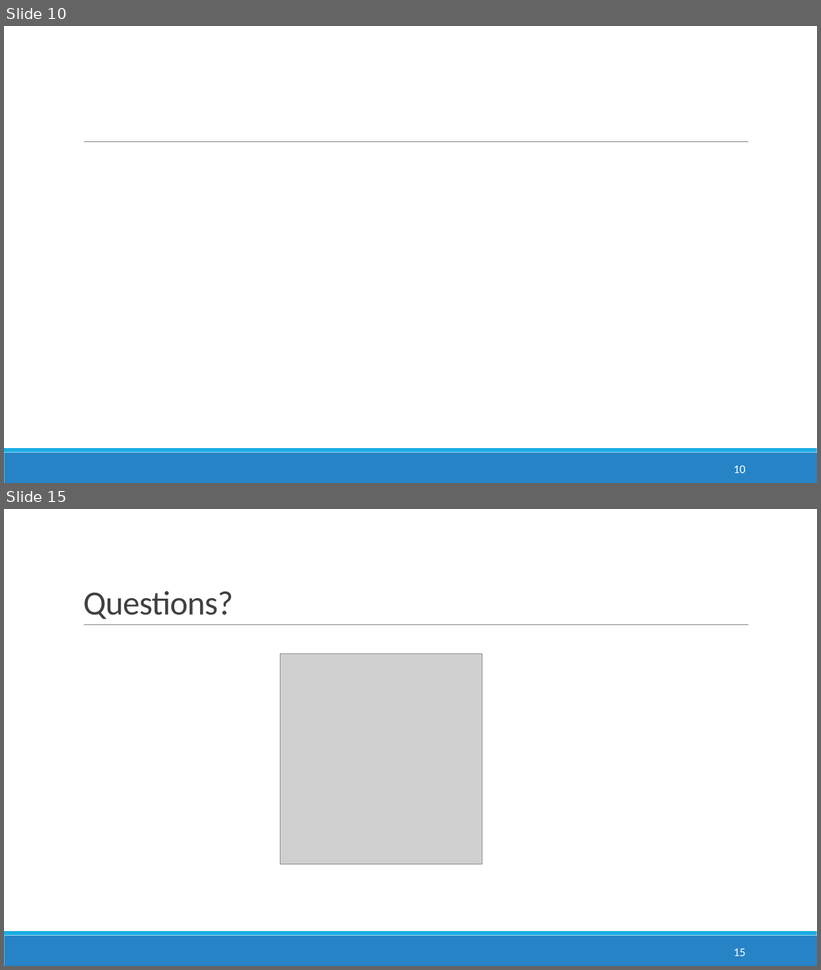
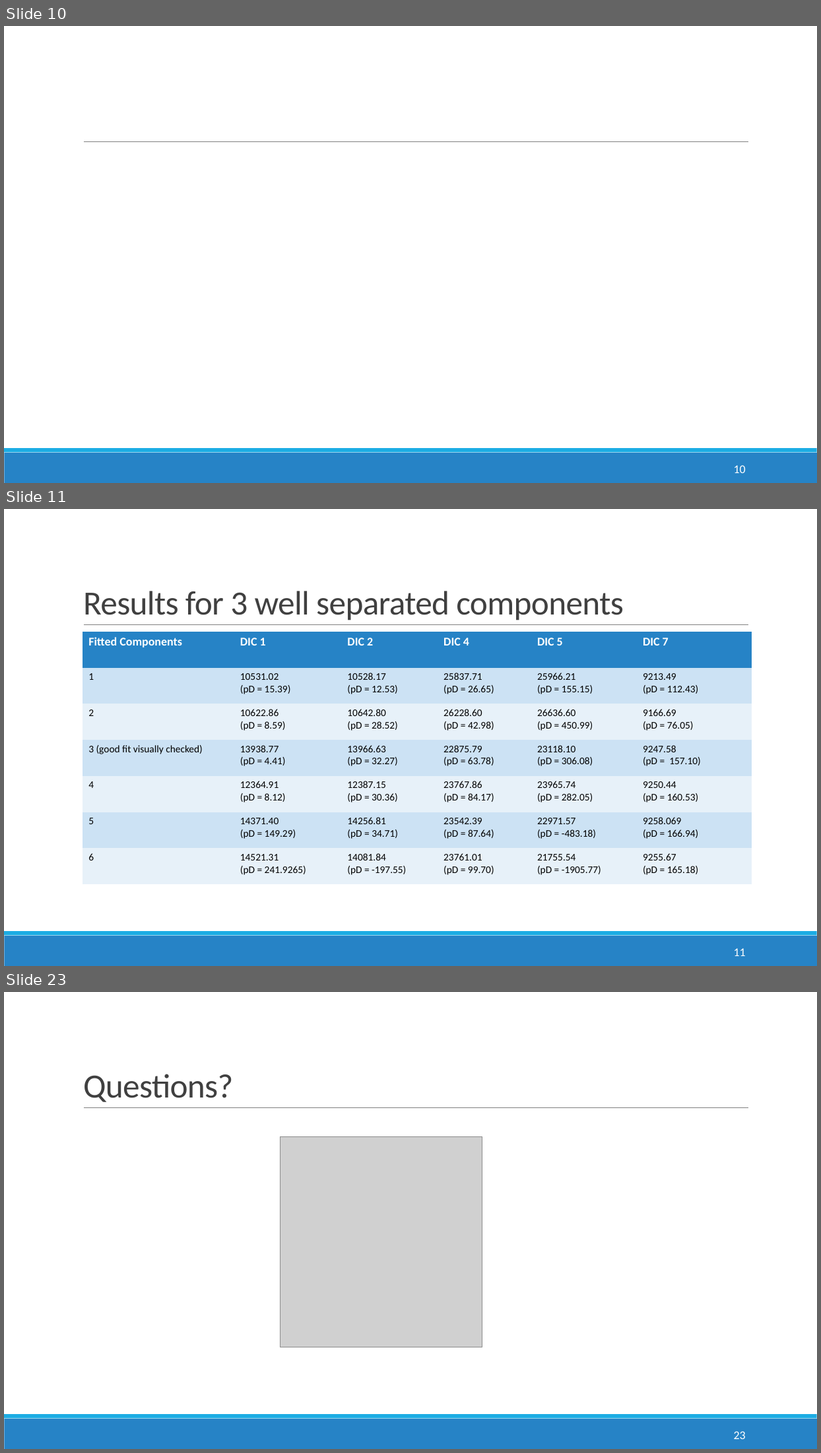
Before and after one commit to anirudhtomer/MScThesis, a slide deck: mid term presentation.pptx. Shown one above the other, each under a label of ours: slides 10 and 15 before the commit, slides 10, 11 and 23 after it; the slides between them are not shown. The pictures are 821x970 and 821x1453 pixels, drawn with LibreOffice and Linux fonts; fonts in the diff are those of the drawing; grey boxes stand for pictures; background and template pictures are left out. Boxes give left, top, right and bottom in pixels: in the first picture for what was removed or moved away, otherwise in the second. Text is boxed around its words. In the diff, an @@ line names an element or a change of style, - is before the commit and + after.

```diff
--- a/mid term presentation.pptx
+++ b/mid term presentation.pptx
@@ slide 11 added at bbox=[4, 509, 817, 966], background #FFFFFF; not listed: 3 template elements that a slide beside it also shows @@
@@ title added at bbox=[83, 591, 624, 621], 40 pt, text #404040 @@
+Results for 3 well separated components
@@ table added at bbox=[83, 632, 752, 885], 7 rows, 6 columns @@
+Fitted Components | DIC 1 | DIC 2 | DIC 4 | DIC 5 | DIC 7
+1 | 10531.02 / (pD = 15.39) | 10528.17 / (pD = 12.53) | 25837.71 / (pD = 26.65) | 25966.21 / (pD = 155.15) | 9213.49 / (pD = 112.43)
+2 | 10622.86 / (pD = 8.59) | 10642.80 / (pD = 28.52) | 26228.60 / (pD = 42.98) | 26636.60 / (pD = 450.99) | 9166.69 / (pD = 76.05)
+3 (good fit visually checked) | 13938.77 / (pD = 4.41) | 13966.63 / (pD = 32.27) | 22875.79 / (pD = 63.78) | 23118.10 / (pD = 306.08) | 9247.58 / (pD = 157.10)
+4 | 12364.91 / (pD = 8.12) | 12387.15 / (pD = 30.36) | 23767.86 / (pD = 84.17) | 23965.74 / (pD = 282.05) | 9250.44 / (pD = 160.53)
+5 | 14371.40 / (pD = 149.29) | 14256.81 / (pD = 34.71) | 23542.39 / (pD = 87.64) | 22971.57 / (pD = -483.18) | 9258.069 / (pD = 166.94)
+6 | 14521.31 / (pD = 241.9265) | 14081.84 / (pD = -197.55) | 23761.01 / (pD = 99.70) | 21755.54 / (pD = -1905.77) | 9255.67 / (pD = 165.18)
@@ page number added at bbox=[734, 949, 746, 956], 14 pt, text #FFFFFF @@
+11
@@ what was slide 15 is now slide 23 @@
@@ page number at bbox=[734, 1432, 746, 1439]: text changed @@
-15
+23
```
Also in this commit, not shown: 5 slides changed, 10 other slides added, 3 slides removed, 20 other files.
